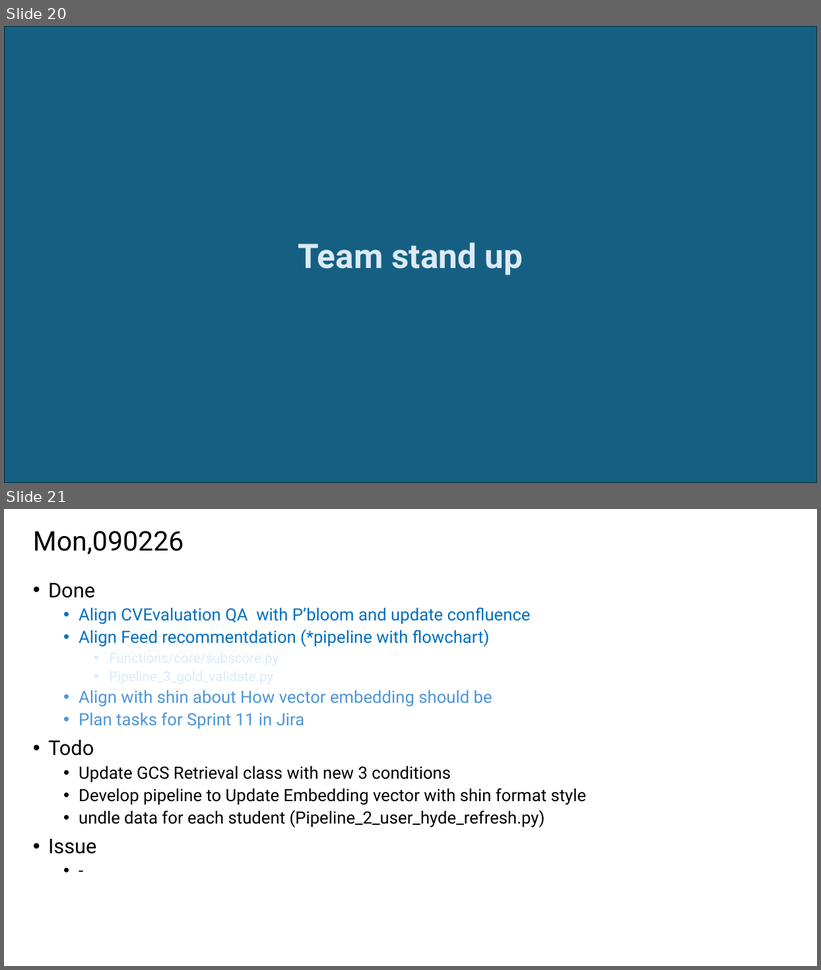
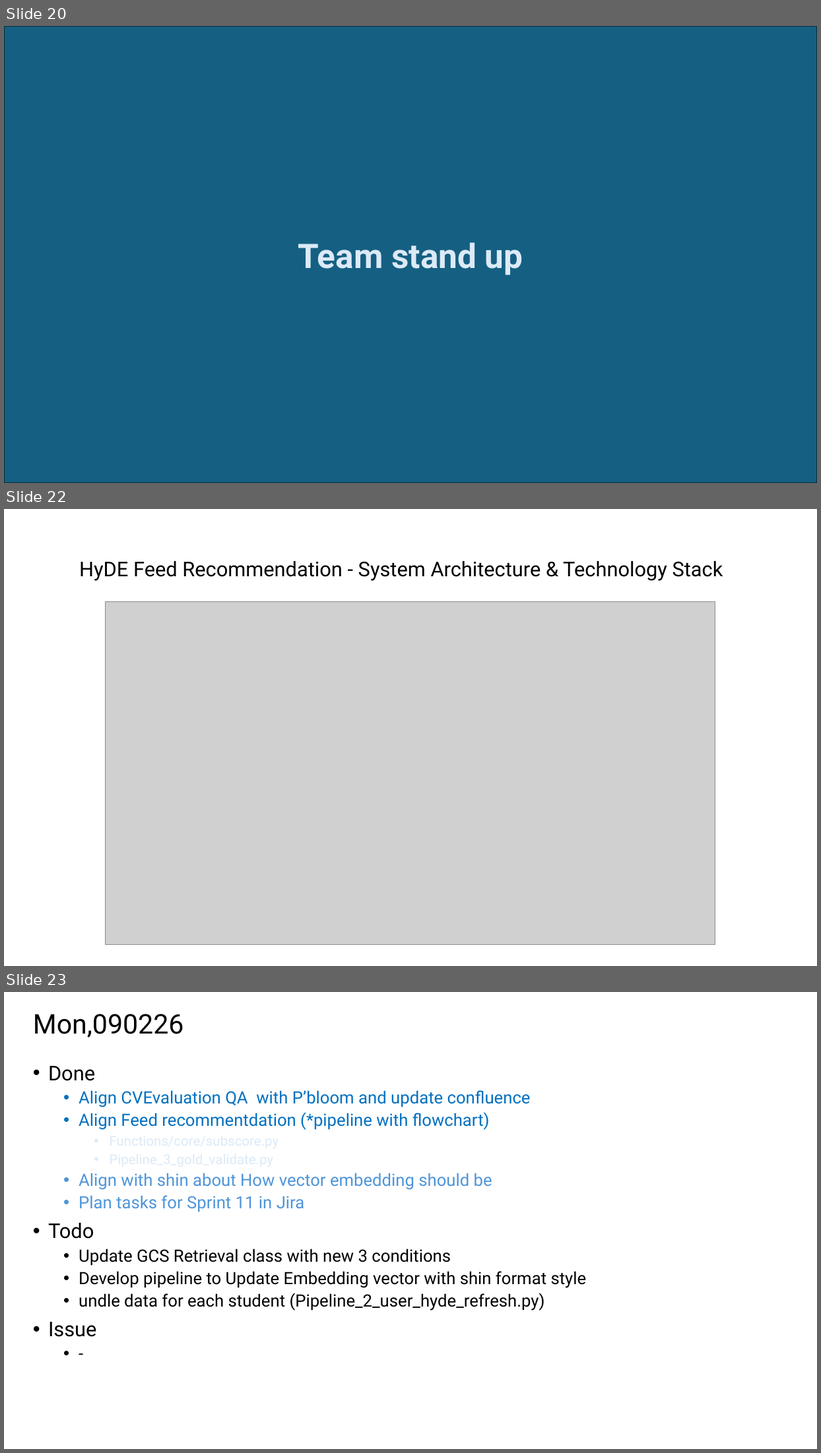
Before and after one commit to TunKedsaro/Hyde, a slide deck: logs/Ghostdeck.pptx. Shown one above the other, each under a label of ours: slides 20 and 21 before the commit, slides 20, 22 and 23 after it; the slides between them are not shown. The pictures are 821x970 and 821x1453 pixels, drawn with LibreOffice and Linux fonts; fonts in the diff are those of the drawing; grey boxes stand for pictures. Boxes give left, top, right and bottom in pixels: in the first picture for what was removed or moved away, otherwise in the second. Text is boxed around its words. In the diff, an @@ line names an element or a change of style, - is before the commit and + after.

```diff
--- a/logs/Ghostdeck.pptx
+++ b/logs/Ghostdeck.pptx
@@ slide 22 added at [4,509,817,966], background #FFFFFF @@
@@ text added at [79,561,723,581], 24 pt, text #000000 @@
+HyDE Feed Recommendation - System Architecture & Technology Stack
@@ picture added at [106,601,716,945] @@
@@ what was slide 21 is now slide 23 @@
```
Also in this commit, not shown: 1 other slide added, 5 other files.
